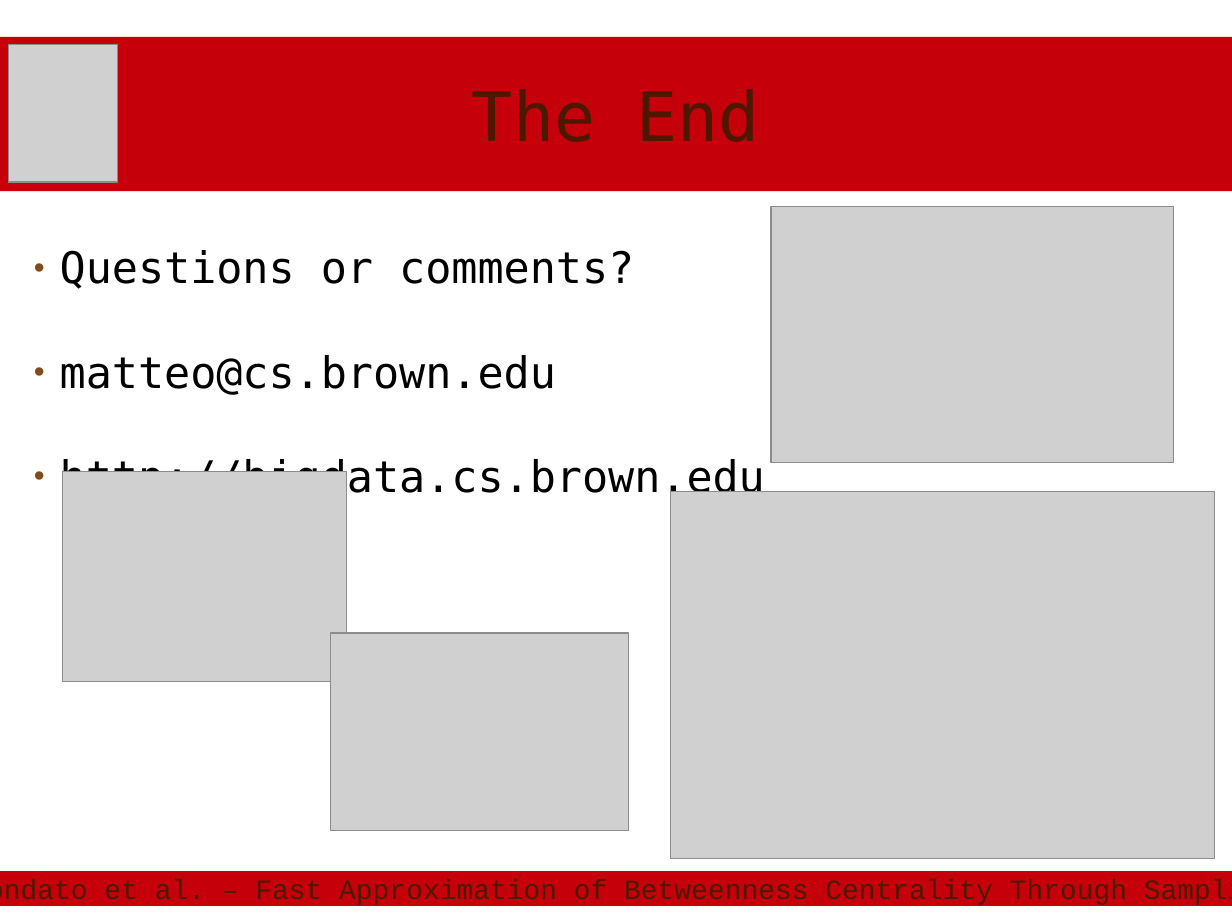
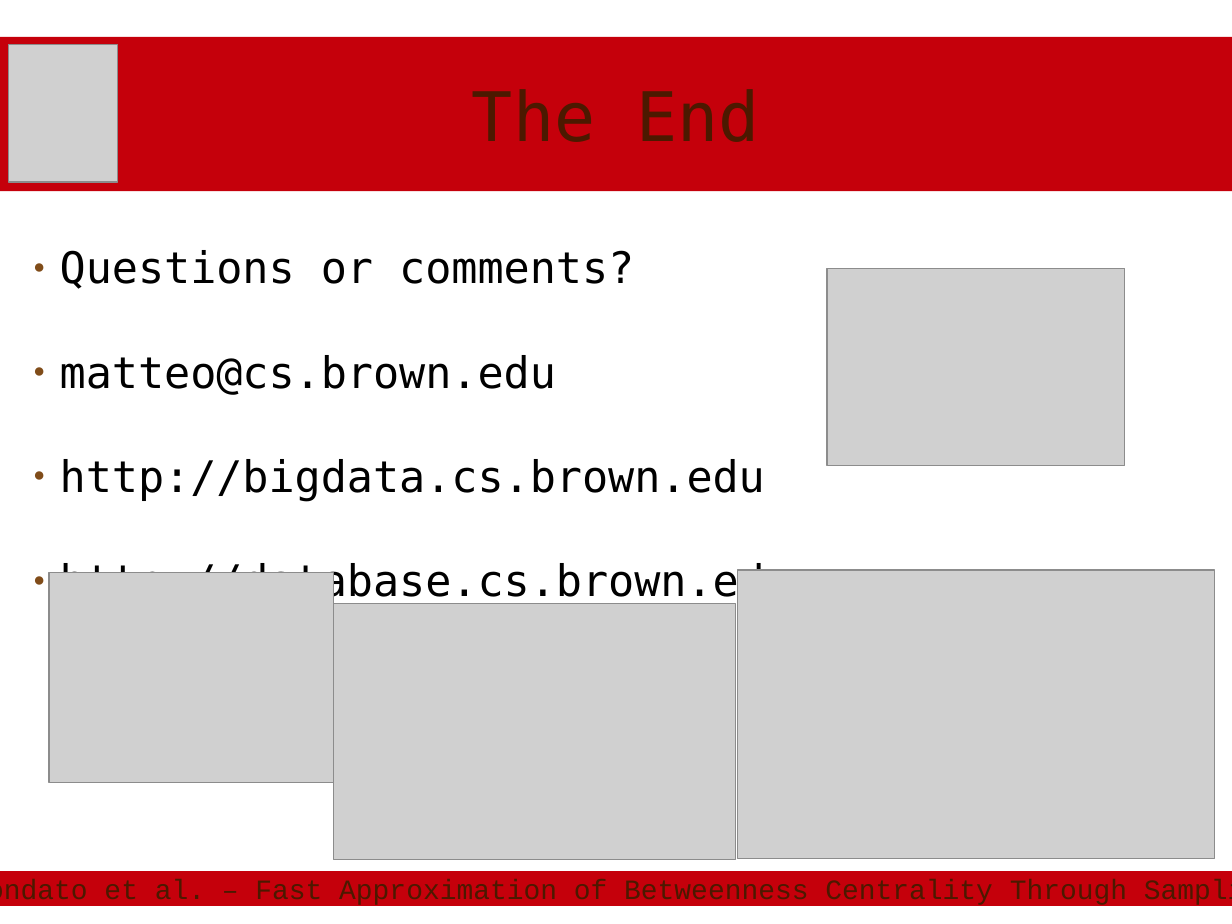
Before and after one commit to rionda/centrsampl, a slide deck: slide 102 of presentation/BU-CentrSampl.odp (slide 101 before the commit). Drawn at 1232x924 pixels with LibreOffice and Linux fonts; fonts in the diff are those of the drawing; grey boxes stand for pictures. Boxes give left, top, right and bottom in pixels: in the first picture for what was removed or moved away, otherwise in the second. Text is boxed around its words. In the diff, an @@ line names an element or a change of style, - is before the commit and + after.

```diff
--- a/presentation/BU-CentrSampl.odp
+++ b/presentation/BU-CentrSampl.odp
@@ picture resized from (x1=771, y1=207, x2=1174, y2=463) to (x1=827, y1=268, x2=1126, y2=466) @@
@@ text at (x1=60, y1=562, x2=791, y2=607): paragraph added @@
+● http://database.cs.brown.edu
@@ picture moved from (x1=63, y1=472, x2=347, y2=682) to (x1=49, y1=572, x2=333, y2=783) @@
@@ picture resized from (x1=671, y1=492, x2=1215, y2=859) to (x1=738, y1=570, x2=1215, y2=859) @@
@@ picture resized from (x1=331, y1=633, x2=629, y2=831) to (x1=333, y1=604, x2=736, y2=860) @@
```
Also in this commit, not shown: 18 other slides changed, 1 slide added, 1 other file.
